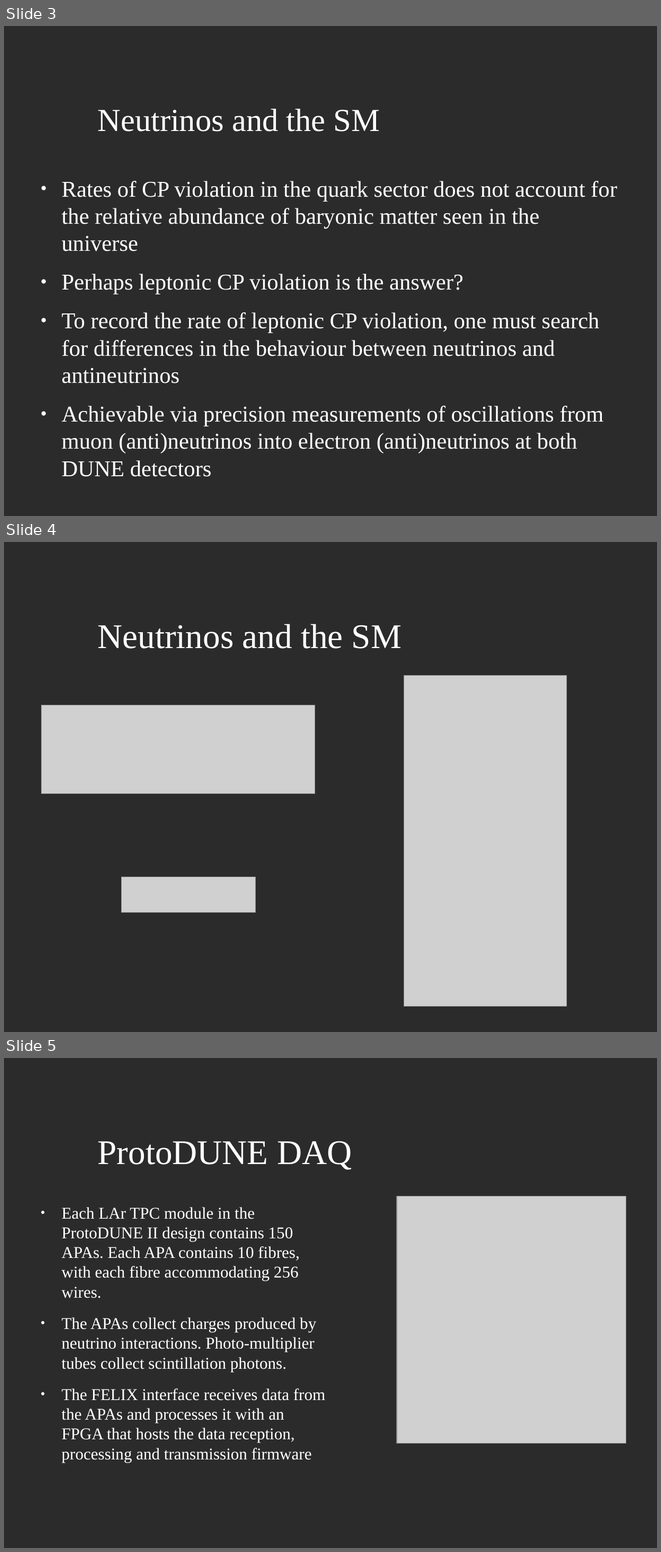
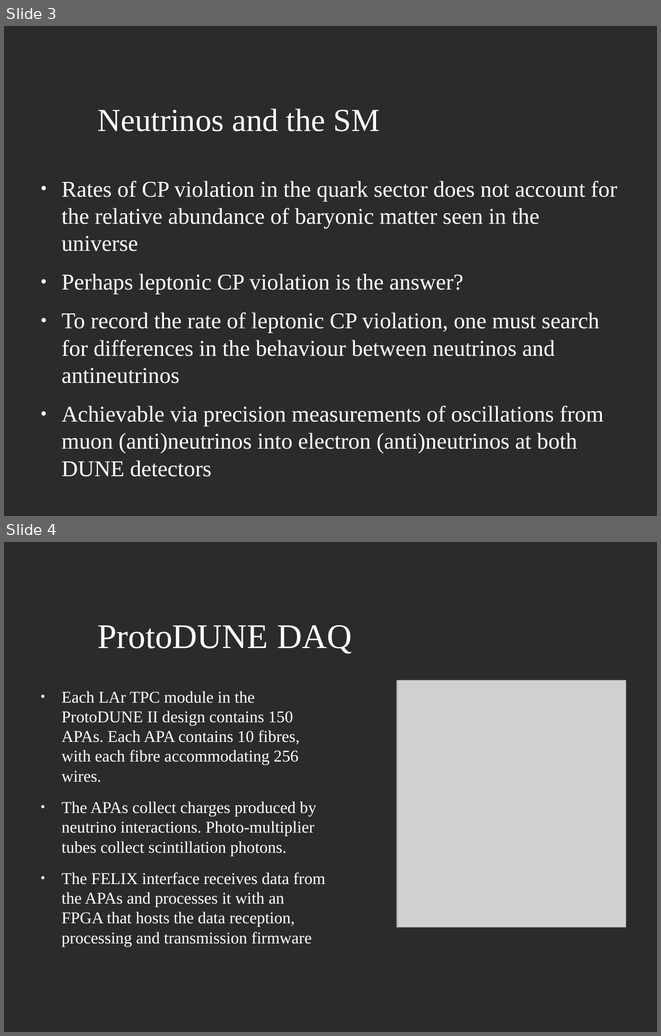
Before and after one commit to JoshCodesPhysics/dune_project, a slide deck: dune_notes/dune_pres/dune_project_pres.odp. Shown one above the other, each under a label of ours: slides 3, 4 and 5 before the commit, slides 3 and 4 after it. The pictures are 661x1552 and 661x1036 pixels, drawn with LibreOffice and Linux fonts; fonts in the diff are those of the drawing; grey boxes stand for pictures; background and template pictures are left out; a plain dark background stands for a picture behind light text. Boxes give left, top, right and bottom in pixels: in the first picture for what was removed or moved away, otherwise in the second. Text is boxed around its words. In the diff, an @@ line names an element or a change of style, - is before the commit and + after.

```diff
--- a/dune_notes/dune_pres/dune_project_pres.odp
+++ b/dune_notes/dune_pres/dune_project_pres.odp
@@ slide 4 removed at bbox=[4, 542, 657, 1032], background picture (left out) @@
@@ title removed at bbox=[97, 624, 402, 649] @@
-Neutrinos and the SM
@@ picture removed at bbox=[404, 676, 567, 1006] @@
@@ picture removed at bbox=[41, 705, 315, 794] @@
@@ picture removed at bbox=[121, 877, 256, 912] @@
@@ what was slide 5 is now slide 4 @@
```
Also in this commit, not shown: 2 slides changed, 3 other files.
